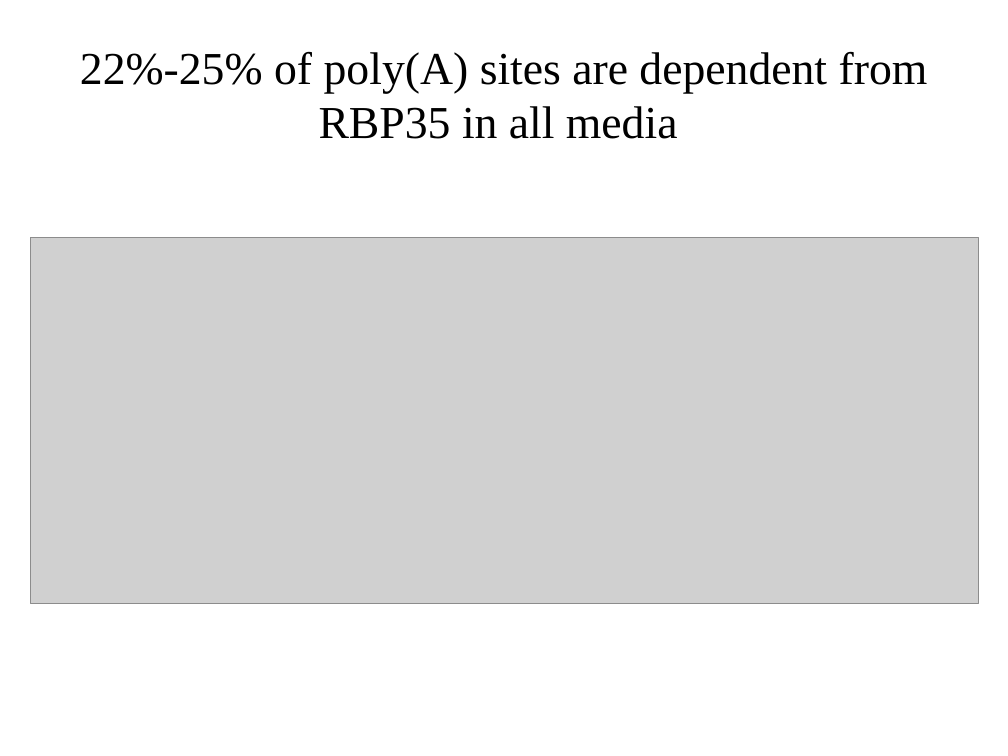
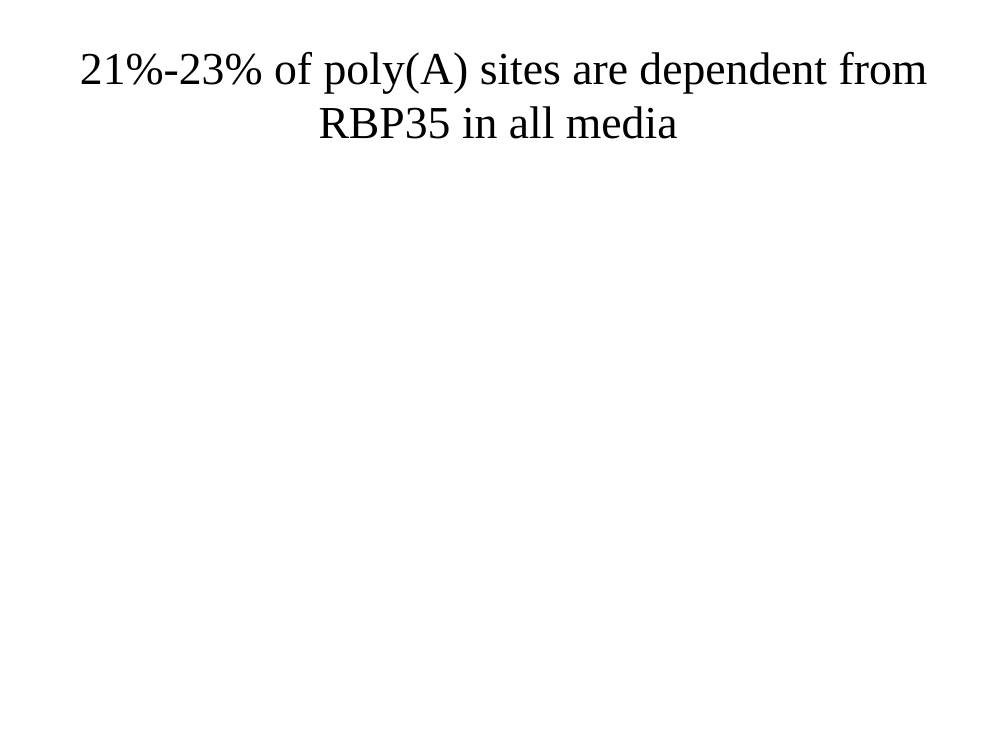
Before and after one commit to wilkinsonlab/m-oryzae-polya, a slide deck: slide 38 of doc/version_21/oryzae_presentation.odp (slide 40 before the commit). Drawn at 1008x756 pixels with LibreOffice and Linux fonts; fonts in the diff are those of the drawing; grey boxes stand for pictures. Boxes give left, top, right and bottom in pixels: in the first picture for what was removed or moved away, otherwise in the second. Text is boxed around its words. In the diff, an @@ line names an element or a change of style, - is before the commit and + after.

```diff
--- a/doc/version_21/oryzae_presentation.odp
+++ b/doc/version_21/oryzae_presentation.odp
@@ title at [80,51,928,139]: text changed @@
-22%-25% of poly(A) sites are dependent from RBP35 in all media
+21%-23% of poly(A) sites are dependent from RBP35 in all media
@@ picture removed at [30,238,979,604] @@
```
Also in this commit, not shown: 22 other slides changed, 4 slides added, 9 slides removed, 4 other files.
